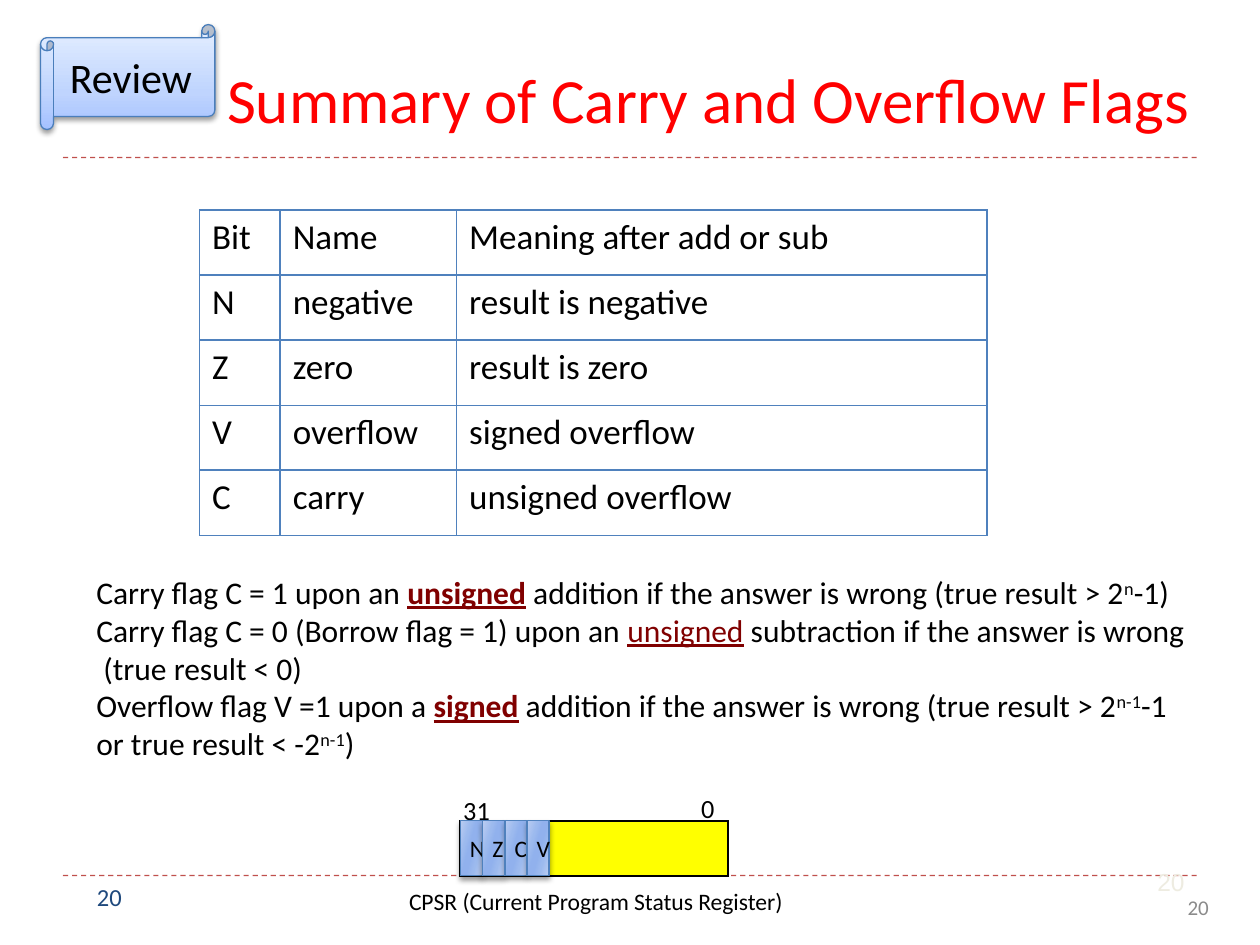
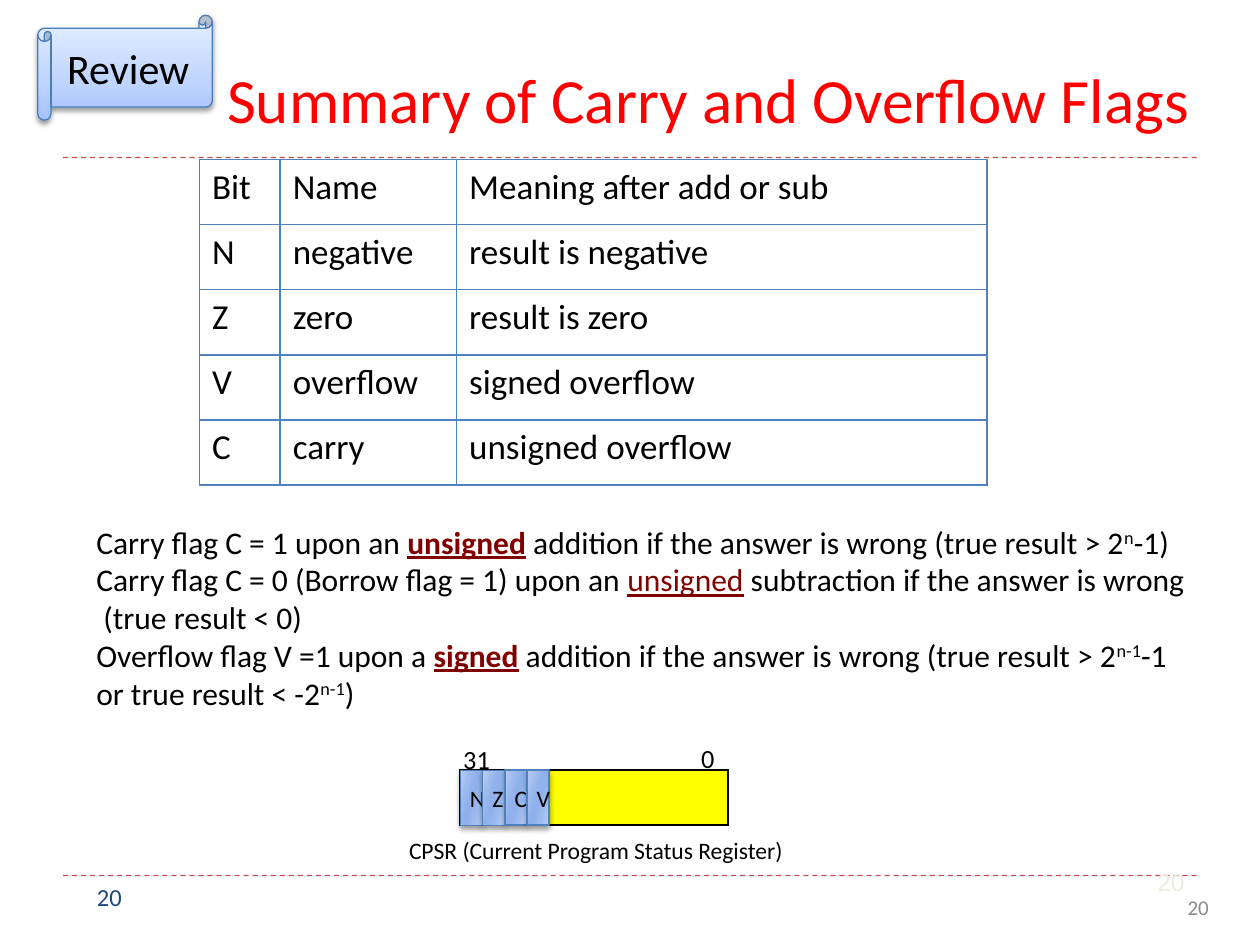
Before and after one commit to guhofstra/CSC111Fa25, a slide deck: slide 20 of PPTs/L1 Data Representation Exercises ANS.pptx. Drawn at 1260x945 pixels with LibreOffice and Linux fonts; fonts in the diff are those of the drawing. Boxes give left, top, right and bottom in pixels: in the first picture for what was removed or moved away, otherwise in the second. Text is boxed around its words. In the diff, an @@ line names an element or a change of style, - is before the commit and + after.

```diff
--- a/PPTs/L1 Data Representation Exercises ANS.pptx
+++ b/PPTs/L1 Data Representation Exercises ANS.pptx
@@ horizontal scroll "Review": place and size @@
-horizontal scroll "Review" at [40,24,214,129]
+horizontal scroll "Review" at [38,15,212,120]
@@ 5 rectangles, 4 texts, 1 table: place and size @@
-5 rectangles, 4 texts, 1 table at [96,210,1184,914]
+5 rectangles, 4 texts, 1 table at [96,160,1184,863]
```
Also in this commit, not shown: 4 other slides changed, 55 other files.
